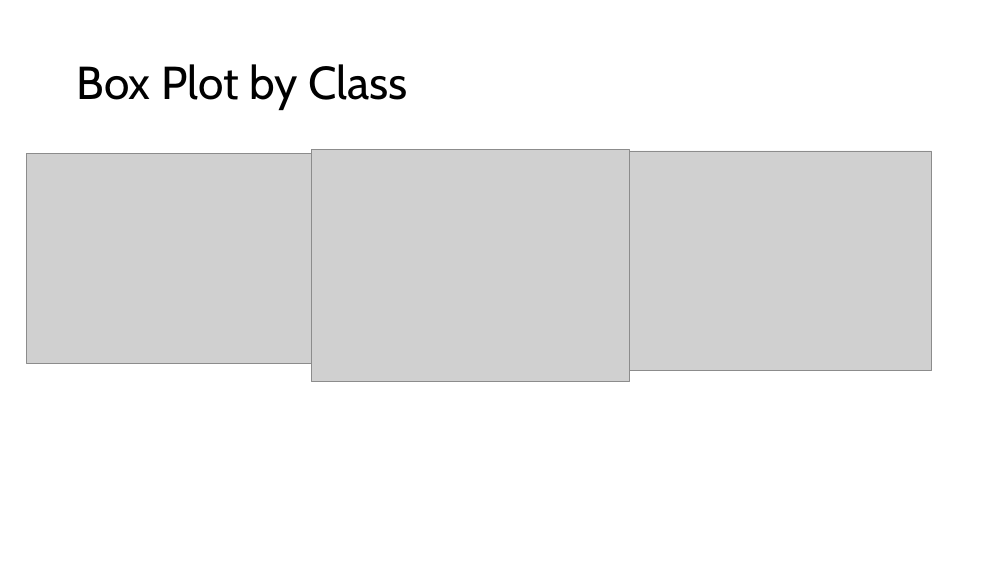
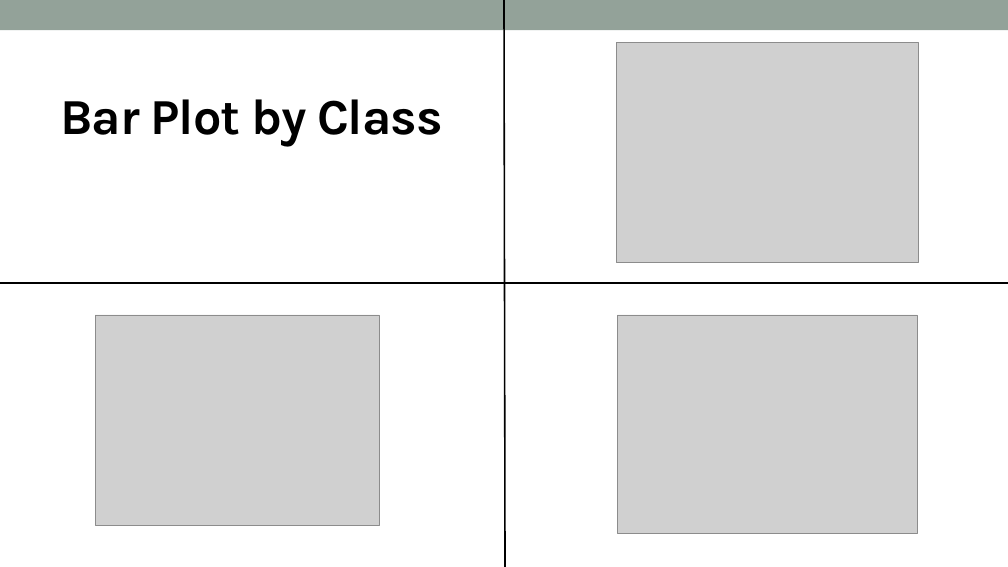
Before and after one commit to adnt01/stroke_factors_analysis, a slide deck: slide 7 of report_and_presentation/Cohort8_DS3_Presentation.pptx. Drawn at 1008x567 pixels with LibreOffice and Linux fonts; fonts in the diff are those of the drawing; grey boxes stand for pictures. Boxes give left, top, right and bottom in pixels: in the first picture for what was removed or moved away, otherwise in the second. Text is boxed around its words. In the diff, an @@ line names an element or a change of style, - is before the commit and + after.

Commit message:
Update Presentation fixed date, added text for correlation

```diff
--- a/report_and_presentation/Cohort8_DS3_Presentation.pptx
+++ b/report_and_presentation/Cohort8_DS3_Presentation.pptx
@@ rectangle added at [0, 0, 1008, 30], fill #93A299 @@
@@ line added from (505, 567) to (504, 0), #000000 1.5 pt @@
@@ picture: place and size @@
-picture at [630, 151, 932, 371]
+picture at [616, 43, 919, 263]
@@ text "Bar Plot by Class" at [60, 99, 443, 146]: vertical alignment middle to top @@
@@ text at [60, 99, 443, 146]: text changed; size 44 to 48 pt; font Cabin to Karla; bold on @@
-Box Plot by Class
+Bar Plot by Class
@@ line added from (1008, 283) to (0, 283), #000000 1.5 pt @@
@@ picture: place and size @@
-picture at [27, 154, 312, 364]
+picture at [95, 315, 380, 526]
@@ picture: place and size @@
-picture at [311, 150, 630, 382]
+picture at [618, 315, 918, 534]
```
Also in this commit, not shown: 13 other slides changed, 7 slides added, 6 slides removed.
